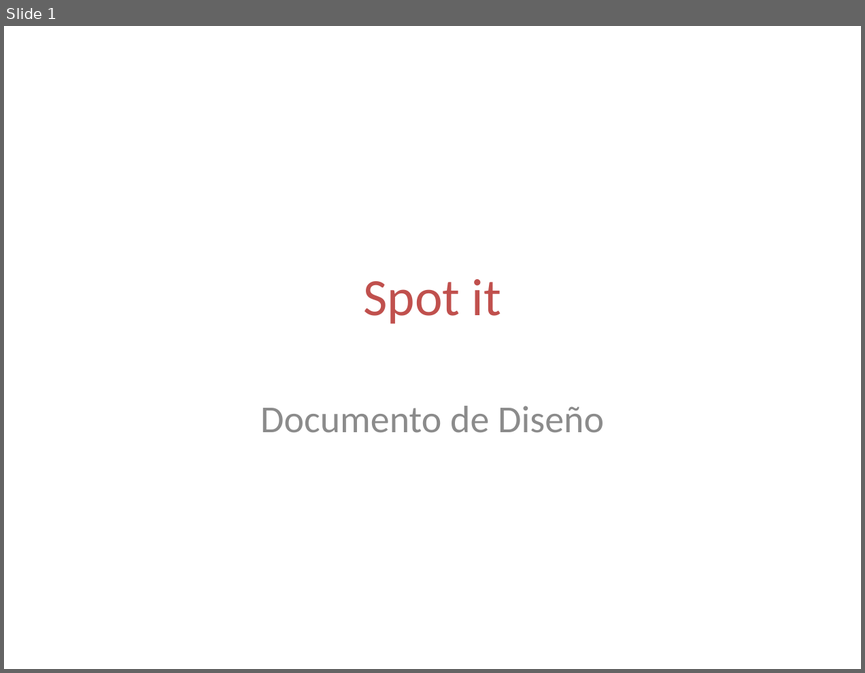
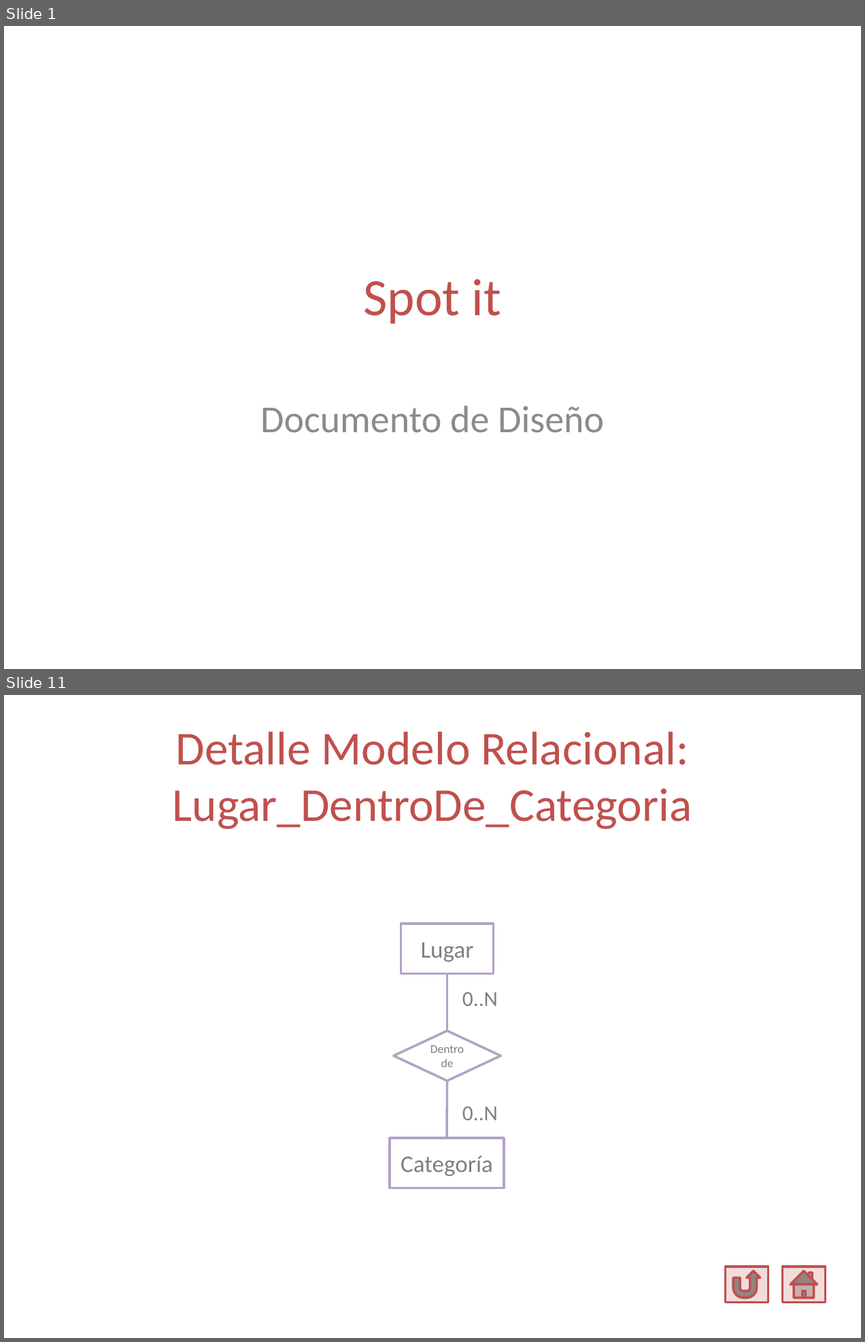
Before and after one commit to Ariel-Perez/Spot-It, a slide deck: Diseño/Spot it - Documento de Diseño.pptx. Shown one above the other, each under a label of ours: slide 1 before the commit, slides 1 and 11 after it; the slides between them are not shown. The pictures are 865x673 and 865x1342 pixels, drawn with LibreOffice and Linux fonts; fonts in the diff are those of the drawing. Boxes give left, top, right and bottom in pixels: in the first picture for what was removed or moved away, otherwise in the second. Text is boxed around its words. In the diff, an @@ line names an element or a change of style, - is before the commit and + after.

```diff
--- a/Diseño/Spot it - Documento de Diseño.pptx
+++ b/Diseño/Spot it - Documento de Diseño.pptx
@@ slide 11 added at (4,695,861,1338), background #FFFFFF @@
@@ title added at (173,732,692,829), 39.6 pt, text #C0504D @@
+Detalle Modelo Relacional:
+Lugar_DentroDe_Categoria
@@ text added at (462,991,498,1006), 18 pt, text #808080 @@
+0..N
@@ group added at (390,923,504,1187): 2 rectangles, 2 lines, 1 diamond @@
+Lugar
+Dentro de
+Categoría
@@ text added at (462,1106,498,1120), 18 pt, text #808080 @@
+0..N
@@ action button return added at (725,1266,768,1302), fill #F2DCDB, outline #C0504D 2 pt @@
@@ action button home added at (782,1266,825,1302), fill #F2DCDB, outline #C0504D 2 pt @@
```
Also in this commit, not shown: 9 slides changed, 7 other slides added.
